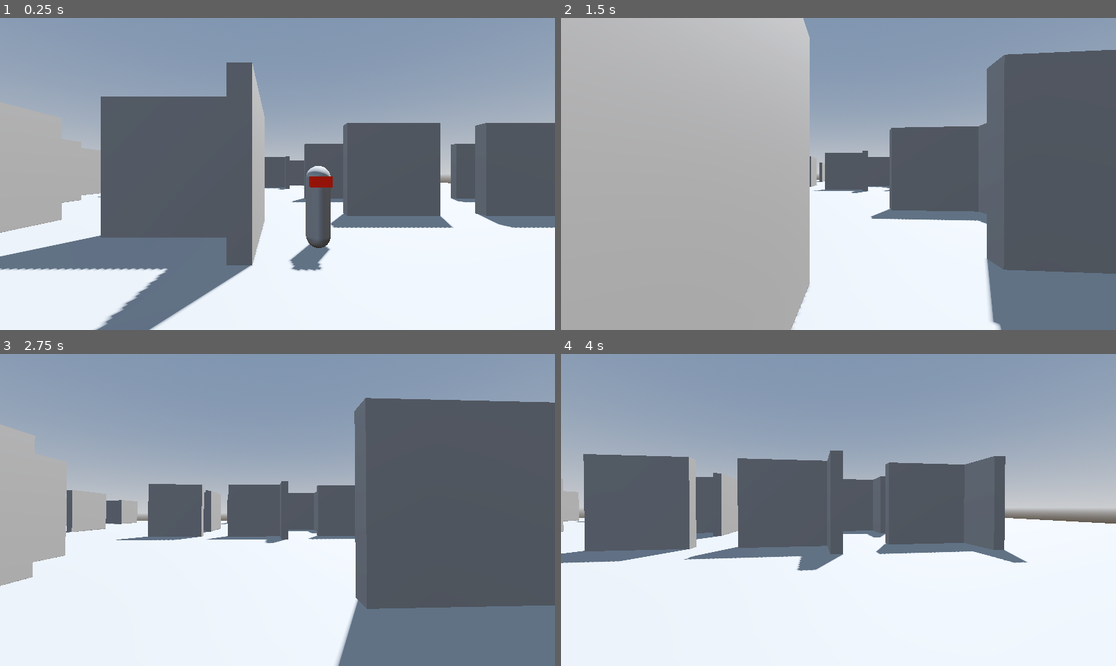
Above: before the commit, frames 1-4 (two rows, left to right).
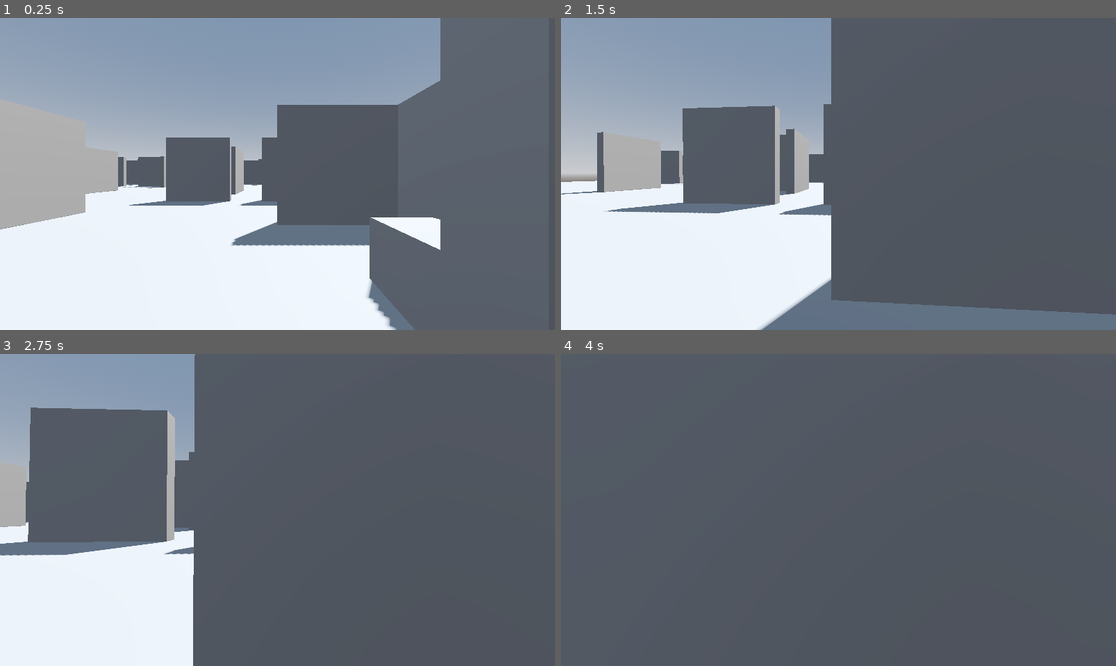
Above: after the commit, the same moments.

Repository: DrOtter3000/spyguy
Game: Godot game, scene res://levels/level.tscn
Two runs of this game, one before a commit and one after it. Both use one fixed random seed, a clock stepped at 60 frames per second and the inputs below.
Inputs (mouse positions are in pixels of both pictures, inside the frame that each line leads up to):
- Up to frame 1 (0.25 s): no input
- Up to frame 2 (1.5 s): tap Enter (ui_accept) at 0.5, 0.77 s; move the mouse to (866, 174) at 0.52 s; hold Shift (crouch, bound only after the commit) 0.53-1.28 s; hold W (forward) from 0.53 s (still down); move the mouse to (810, 174) at 1.27 s; tap Shift (crouch, bound only after the commit) at 1.35 s
- Up to frame 3 (2.75 s): keep holding W (forward); tap Enter (ui_accept) at 1.52 s; move the mouse to (288, 503) at 2.02 s; hold Shift (crouch, bound only after the commit) from 2.03 s (still down)
- Up to frame 4 (4 s): keep holding W (forward); move the mouse to (832, 516) at 2.77 s; release Shift (crouch, bound only after the commit) at 2.78 s; tap Shift (crouch, bound only after the commit) at 2.85 s; tap Enter (ui_accept) at 3.02, 3.77 s; move the mouse to (877, 513) at 3.52 s; hold Shift (crouch, bound only after the commit) from 3.53 s (still down)

The runs differ from the first frame. In frame 1, 43% of the frame differs, in the area x 0-100%, y 0-100%; in frame 2, 68%; in frame 3, 50%; in frame 4, 81%.

Commit message:
add crouch function

Diff:
--- a/characters/enemies/enemy.gd
+++ b/characters/enemies/enemy.gd
@@ -78,10 +78,11 @@
 
 
 func can_see_player() -> bool:
-	var target_pos = player.global_position + Vector3.UP * 1
+	var target_pos = player.look_at_position.global_position
 	var dir_to_player = global_position.direction_to(target_pos)
 	var dist_to_target = global_position.distance_to(target_pos)
 	var fwd = global_transform.basis.z
+	print(target_pos)
 
 	if dist_to_target > max_sight_range:
 		return false
--- a/characters/player/player.gd
+++ b/characters/player/player.gd
@@ -2,11 +2,13 @@
 
 
 @onready var camera_3d: Camera3D = $Camera3D
+@onready var look_at_position: Node3D = $Camera3D/LookAtPosition
 
 const SPEED = 5.0
 const JUMP_VELOCITY = 4.5
 
 @export var mouse_sensetivity := .08
+@export var normal_camera_position := 1.7
 
 
 func _ready() -> void:
@@ -17,6 +19,11 @@
 	# Add the gravity.
 	if not is_on_floor():
 		velocity += get_gravity() * delta
+
+	if Input.is_action_pressed("crouch"):
+		camera_3d.position.y = lerp(camera_3d.position.y, normal_camera_position / 2, 0.1)
+	else:
+		camera_3d.position.y = lerp(camera_3d.position.y, normal_camera_position, 0.1)
 
 	# Handle jump.
 	if Input.is_action_just_pressed("ui_accept") and is_on_floor():
--- a/characters/player/player.tscn
+++ b/characters/player/player.tscn
@@ -21,4 +21,7 @@
 mesh = SubResource("CapsuleMesh_508ok")
 
 [node name="Camera3D" type="Camera3D" parent="."]
-transform = Transform3D(1, 0, 0, 0, 1, 0, 0, 0, 1, 0, 1.8, 0)
+transform = Transform3D(1, 0, 0, 0, 1, 0, 0, 0, 1, 0, 1.7, 0)
+
+[node name="LookAtPosition" type="Node3D" parent="Camera3D"]
+transform = Transform3D(1, 0, 0, 0, 1, 0, 0, 0, 1, 0, -0.4, 0)
--- a/levels/level.tscn
+++ b/levels/level.tscn
@@ -34,6 +34,12 @@
 [sub_resource type="ConcavePolygonShape3D" id="ConcavePolygonShape3D_hjsbj"]
 data = PackedVector3Array(-2, 2, 0.25, 2, 2, 0.25, -2, -2, 0.25, 2, 2, 0.25, 2, -2, 0.25, -2, -2, 0.25, 2, 2, -0.25, -2 …(392 unchanged characters)…
 
+[sub_resource type="BoxMesh" id="BoxMesh_cwqvt"]
+size = Vector3(1, 1, 2)
+
+[sub_resource type="ConcavePolygonShape3D" id="ConcavePolygonShape3D_5mrsh"]
+data = PackedVector3Array(-0.5, 0.5, 1, 0.5, 0.5, 1, -0.5, -0.5, 1, 0.5, 0.5, 1, 0.5, -0.5, 1, -0.5, -0.5, 1, 0.5, 0.5, -1, -0.5, 0.5, -1, 0.5, -0.5, -1, -0.5, 0.5, -1, -0.5, -0.5, -1, 0.5, -0.5, -1, 0.5, 0.5, 1, 0.5, 0.5, -1, 0.5, -0.5, 1, 0.5, 0.5, -1, 0.5, -0.5, -1, 0.5, -0.5, 1, -0.5, 0.5, -1, -0.5, 0.5, 1, -0.5, -0.5, -1, -0.5, 0.5, 1, -0.5, -0.5, 1, -0.5, -0.5, -1, 0.5, 0.5, 1, -0.5, 0.5, 1, 0.5, 0.5, -1, -0.5, 0.5, 1, -0.5, 0.5, -1, 0.5, 0.5, -1, -0.5, -0.5, 1, 0.5, -0.5, 1, -0.5, -0.5, -1, 0.5, -0.5, 1, 0.5, -0.5, -1, -0.5, -0.5, -1)
+
 [node name="Level" type="Node3D"]
 
 [node name="DirectionalLight3D" type="DirectionalLight3D" parent="."]
@@ -44,7 +50,7 @@
 environment = SubResource("Environment_cwqvt")
 
 [node name="Player" parent="." instance=ExtResource("1_80vhd")]
-transform = Transform3D(1, 0, 0, 0, 1, 0, 0, 0, 1, 16, 0, 9)
+transform = Transform3D(1, 0, 0, 0, 1, 0, 0, 0, 1, -8, 0, 10)
 
 [node name="NavigationRegion" type="NavigationRegion3D" parent="."]
 navigation_mesh = SubResource("NavigationMesh_80vhd")
@@ -1019,6 +1025,16 @@
 [node name="CollisionShape3D" type="CollisionShape3D" parent="NavigationRegion/Wall96/StaticBody3D"]
 shape = SubResource("ConcavePolygonShape3D_hjsbj")
 
+[node name="MeshInstance3D" type="MeshInstance3D" parent="NavigationRegion"]
+transform = Transform3D(1, 0, 0, 0, 1, 0, 0, 0, 1, -6, 0.5, 7.7)
+mesh = SubResource("BoxMesh_cwqvt")
+skeleton = NodePath("../..")
+
+[node name="StaticBody3D" type="StaticBody3D" parent="NavigationRegion/MeshInstance3D"]
+
+[node name="CollisionShape3D" type="CollisionShape3D" parent="NavigationRegion/MeshInstance3D/StaticBody3D"]
+shape = SubResource("ConcavePolygonShape3D_5mrsh")
+
 [node name="Enemy" parent="." node_paths=PackedStringArray("patrol_destination") instance=ExtResource("2_hjsbj")]
 transform = Transform3D(1, 0, 0, 0, 1, 0, 0, 0, 1, 17, 1, 4)
 patrol_destination = NodePath("../TargetPositions/TargetPosition")
--- a/project.godot
+++ b/project.godot
@@ -37,6 +37,11 @@
 "events": [Object(InputEventKey,"resource_local_to_scene":false,"resource_name":"","device":-1,"window_id":0,"alt_press …(192 unchanged characters)…
 ]
 }
+crouch={
+"deadzone": 0.2,
+"events": [Object(InputEventKey,"resource_local_to_scene":false,"resource_name":"","device":-1,"window_id":0,"alt_pressed":false,"shift_pressed":false,"ctrl_pressed":false,"meta_pressed":false,"pressed":false,"keycode":0,"physical_keycode":4194325,"key_label":0,"unicode":0,"location":0,"echo":false,"script":null)
+]
+}
 
 [layer_names]
 
Not shown: 1 places in levels/level.tscn that only renumber resources
Not shown, changed: README.md
